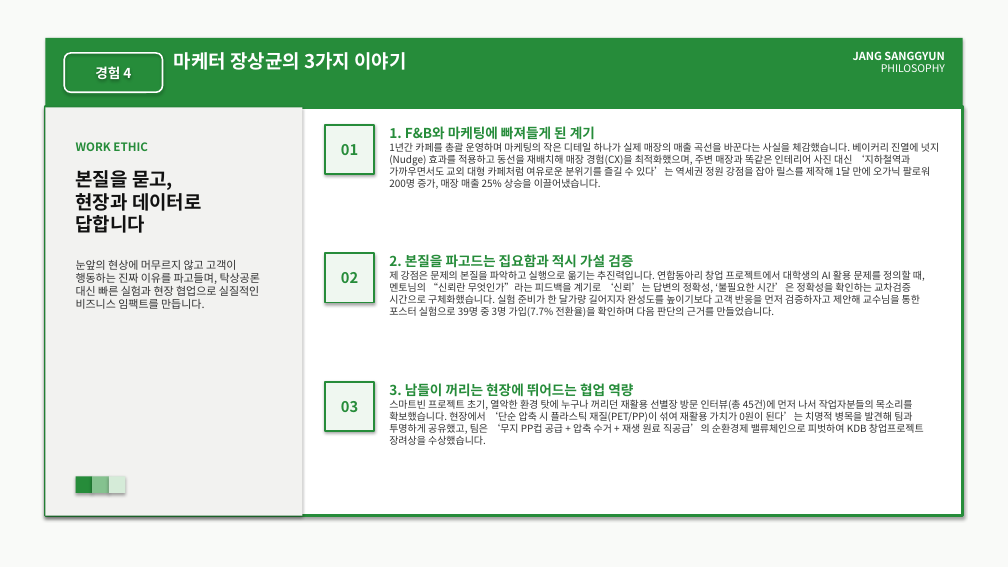
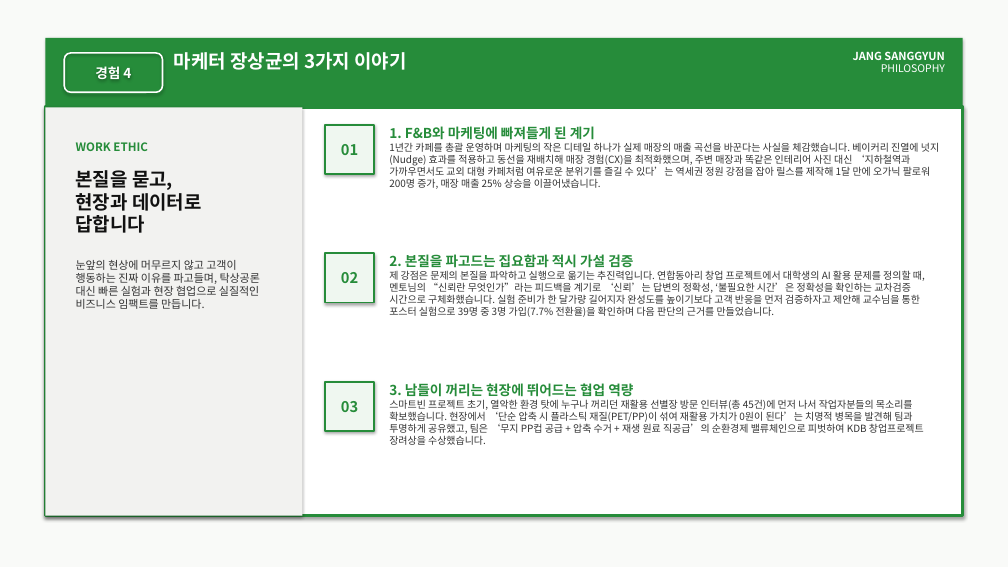
Before and after one commit to wkdtkdrbs11/test1-2026.11.10-, a slide deck: slide 10 of 마케터_장상균_포트폴리오.pptx. Drawn at 1008x567 pixels with LibreOffice and Linux fonts; fonts in the diff are those of the drawing. Boxes give left, top, right and bottom in pixels: in the first picture for what was removed or moved away, otherwise in the second. Text is boxed around its words. In the diff, an @@ line names an element or a change of style, - is before the commit and + after.

```diff
--- a/마케터_장상균_포트폴리오.pptx
+++ b/마케터_장상균_포트폴리오.pptx
@@ rectangle removed at (76, 476, 92, 493) @@
@@ rectangle removed at (92, 476, 109, 493) @@
@@ rectangle removed at (109, 476, 126, 493) @@
```
Also in this commit, not shown: 2 other slides changed, 3 other files.
